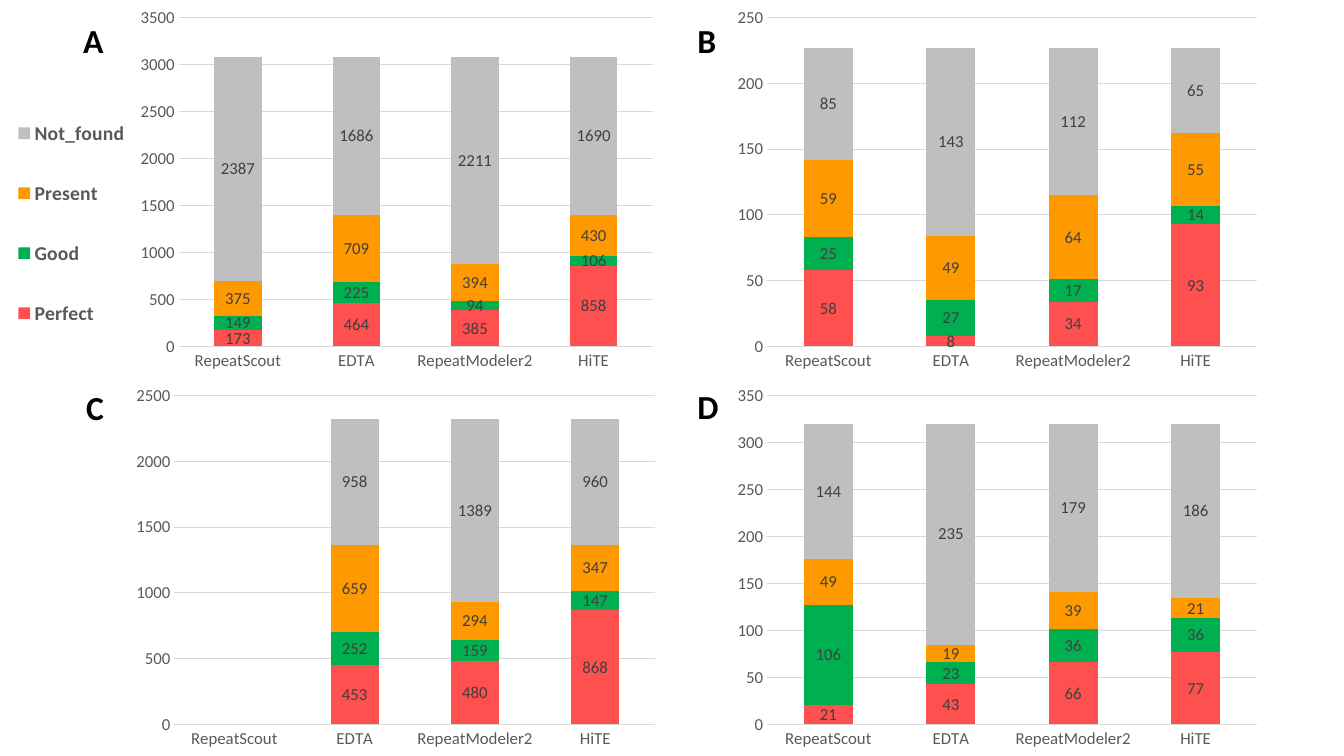
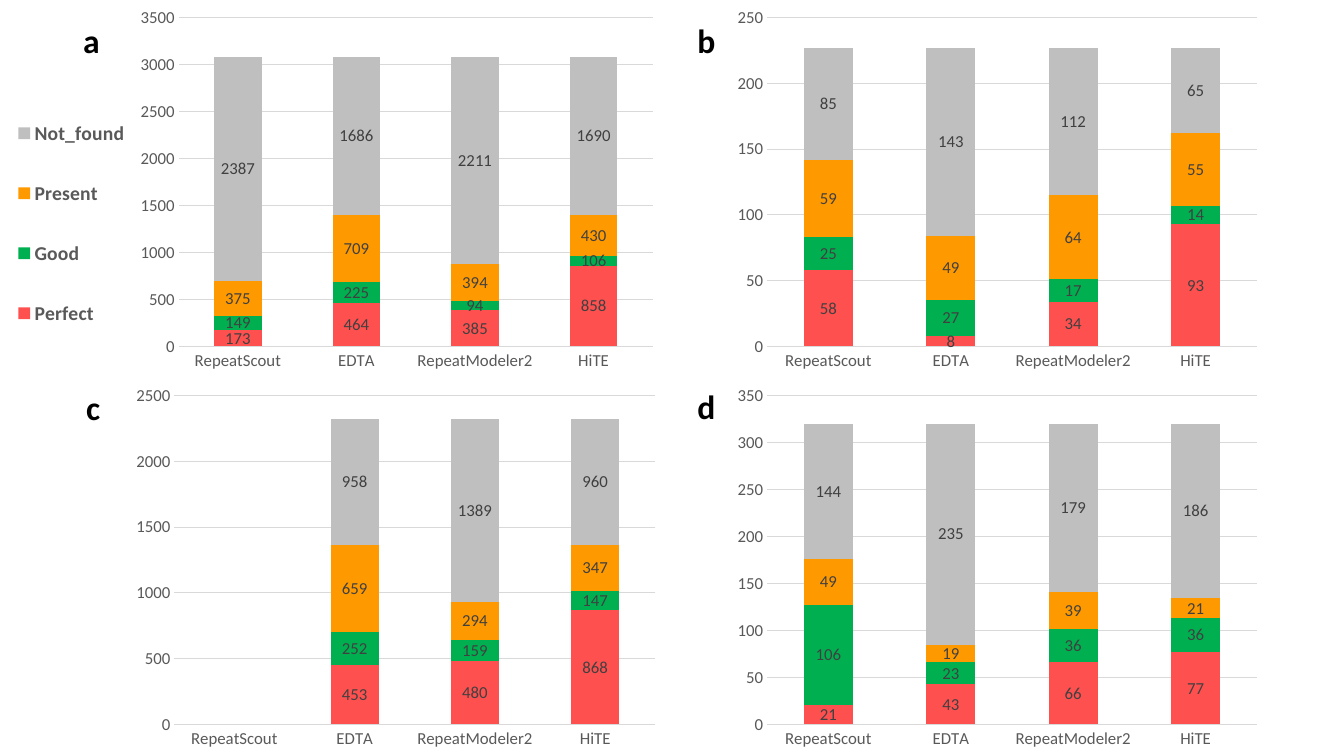
Before and after one commit to CSU-KangHu/HiTE, a slide deck: slide 30 of document/20220720_胡康_进展汇报 [自动保存的].pptx. Drawn at 1344x756 pixels with LibreOffice and Linux fonts; fonts in the diff are those of the drawing. Boxes give left, top, right and bottom in pixels: in the first picture for what was removed or moved away, otherwise in the second. Text is boxed around its words. In the diff, an @@ line names an element or a change of style, - is before the commit and + after.

```diff
--- a/document/20220720_胡康_进展汇报 [自动保存的].pptx
+++ b/document/20220720_胡康_进展汇报 [自动保存的].pptx
@@ text at box(697, 29, 715, 54): text changed @@
-B
+b
@@ text at box(83, 36, 100, 54): text changed @@
-A
+a
@@ text at box(86, 403, 100, 421): text changed @@
-C
+c
@@ text at box(697, 395, 715, 420): text changed @@
-D
+d
```
Also in this commit, not shown: 9 other slides changed, 1 slide added, 31 other files.
